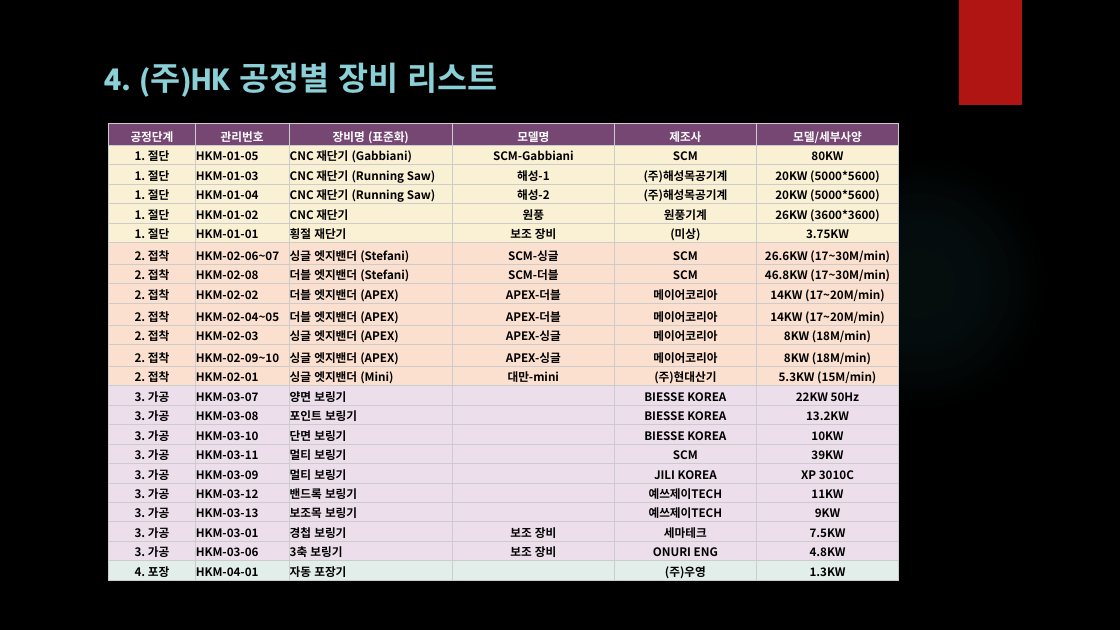
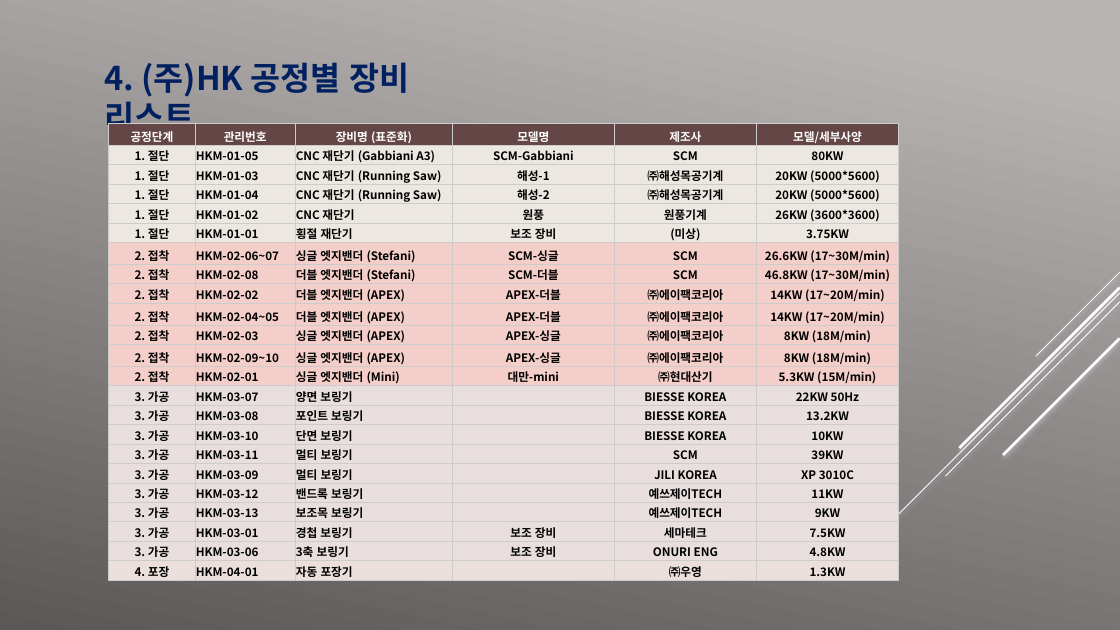
Before and after one commit to easyfw/HK_SmartFactory_Plan, a slide deck: slide 7 of (주)형경산업_스마트 팩토리 개발 및 구현.pptx. Drawn at 1120x630 pixels with LibreOffice and Linux fonts; fonts in the diff are those of the drawing; background and template pictures are left out. Boxes give left, top, right and bottom in pixels: in the first picture for what was removed or moved away, otherwise in the second. Text is boxed around its words. In the diff, an @@ line names an element or a change of style, - is before the commit and + after.

```diff
--- a/(주)형경산업_스마트 팩토리 개발 및 구현.pptx
+++ b/(주)형경산업_스마트 팩토리 개발 및 구현.pptx
@@ background picture (left out) to gradient #B9B5B5 to #5D5858 @@
@@ rectangle removed at [959, 0, 1022, 105] @@
@@ text "4. (주)HK 공정별 장비 리스트" at [104, 62, 410, 138]: font League Spartan to Noto Sans CJK KR, text colour #8AD0D6 to #002060 @@
@@ table at [108, 124, 898, 581] @@
-row 2, column 3: CNC 재단기 (Gabbiani)
+row 2, column 3: CNC 재단기 (Gabbiani A3)
-row 3, column 5: (주)해성목공기계
+row 3, column 5: ㈜해성목공기계
-row 4, column 5: (주)해성목공기계
+row 4, column 5: ㈜해성목공기계
-row 9, column 5: 메이어코리아
+row 9, column 5: ㈜에이팩코리아
-row 10, column 5: 메이어코리아
+row 10, column 5: ㈜에이팩코리아
-row 11, column 5: 메이어코리아
+row 11, column 5: ㈜에이팩코리아
-row 12, column 5: 메이어코리아
+row 12, column 5: ㈜에이팩코리아
-row 13, column 5: (주)현대산기
+row 13, column 5: ㈜현대산기
-row 23, column 5: (주)우영
+row 23, column 5: ㈜우영
@@ fill #764674 to #644646 in row 1 @@
@@ fill #FAF1D4 to #ECE8E1 in 30 cells @@
@@ fill #FBE0CF to #F4CEC9 in 42 cells @@
@@ fill #ECDFEB to #E8DEDE in 54 cells @@
@@ fill #E1EEE9 to #EBDFDB in row 23 @@
@@ font Noto Sans CJK TC to Noto Sans CJK KR @@
@@ ellipse removed at [791, 154, 1049, 413] @@
@@ group added at [846, 272, 1120, 567]: 5 lines @@
```
Also in this commit, not shown: 13 other slides changed, 1 other file.
